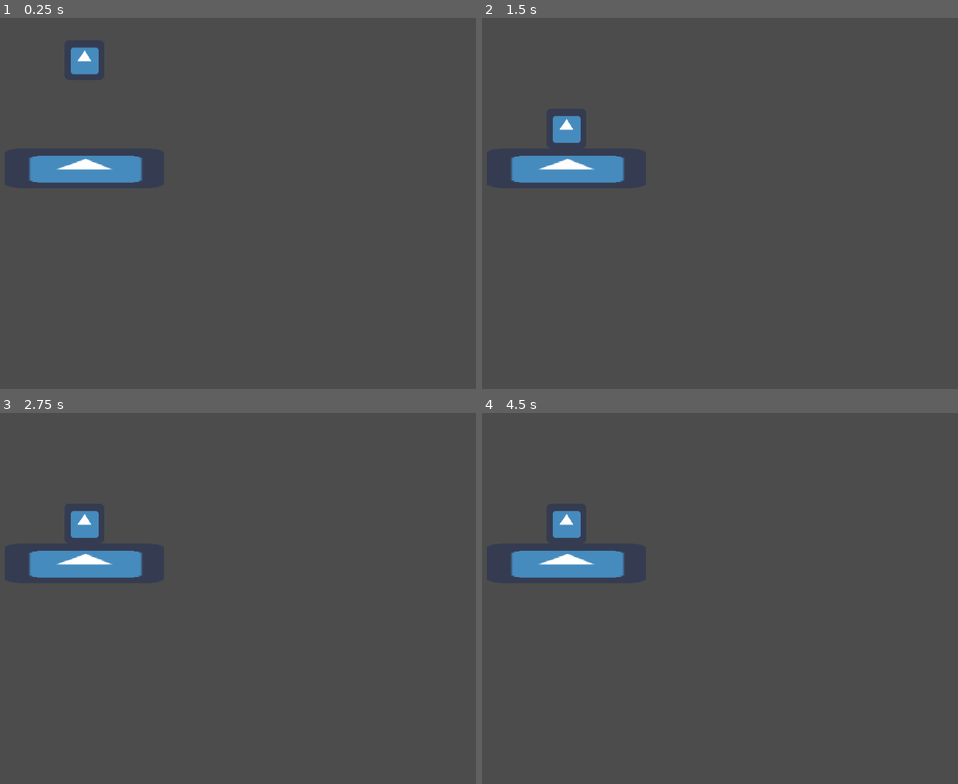
Above: before the commit, frames 1-4 (two rows, left to right).
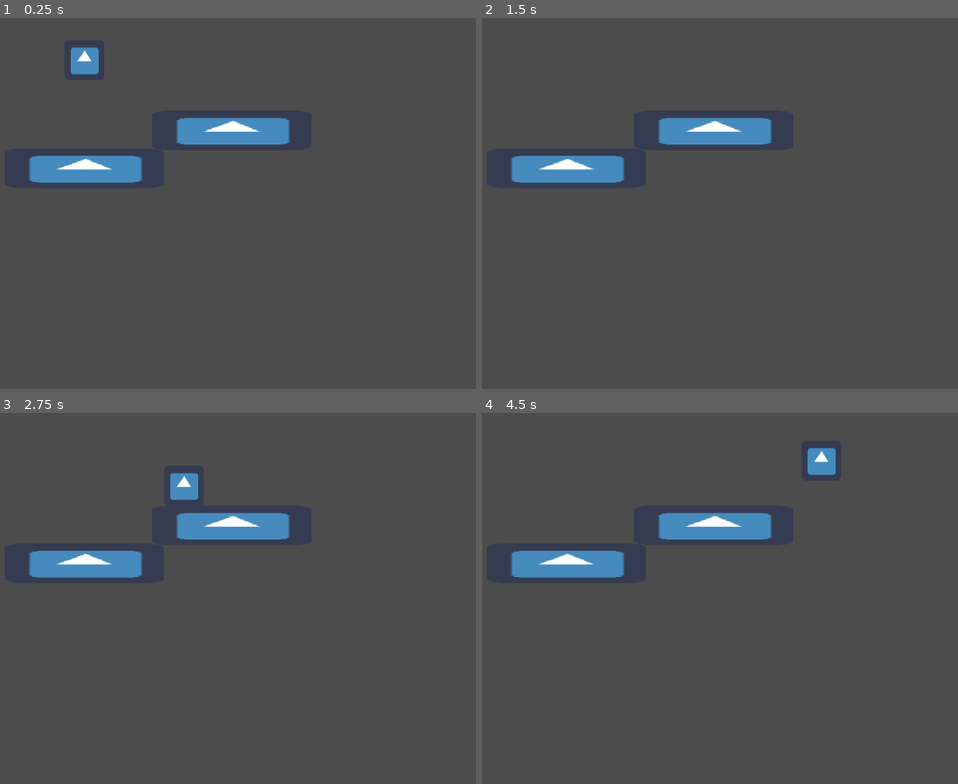
Above: after the commit, the same moments.

Repository: MichaelRRyan/Godot-Tutorial-09-11-21
Game: Godot game, scene res://scenes/Game.tscn
Same seed, same stepped clock (60 frames per second), same inputs: the game is played once before the commit and once after it. Before the commit the project starts from res://Game.tscn. The engine's default icon, where the game draws it, is replaced by a stand-in: a white triangle on a blue panel in a dark square.
Inputs:
- Up to frame 1 (0.25 s): no input
- Up to frame 2 (1.5 s): hold Right (ui_right) from 0.53 s (still down); tap Up (ui_up) at 0.6, 0.77, 1.07, 1.35 s
- Up to frame 3 (2.75 s): tap Up (ui_up) at 1.52, 1.82, 2.1 s; release Right (ui_right) at 2.03 s; hold Left (ui_left) from 2.03 s (still down)
- Up to frame 4 (4.5 s): release Left (ui_left) at 2.78 s; hold Right (ui_right) 2.78-4.28 s; tap Up (ui_up) at 2.85, 3.02, 3.32, 3.6, 3.77, 4.07, 4.35 s; tap Enter at 3.5 s; hold Left (ui_left) from 4.28 s (still down)

The runs differ from the first frame. In frame 1, 1.7% of the frame differs, in the area x 36-61%, y 26-35%; in frame 2, 2.1%; in frame 3, 2.6%; in frame 4, 2.6%, in the area x 14-75%, y 9-35%.

Commit message:
Added basic movement and jumping

Diff:
--- a/Game.tscn
+++ /dev/null
@@ -1,38 +0,0 @@
-[gd_scene load_steps=5 format=2]
-
-[ext_resource path="res://icon.png" type="Texture" id=1]
-[ext_resource path="res://scripts/Player.gd" type="Script" id=2]
-
-[sub_resource type="RectangleShape2D" id=1]
-extents = Vector2( 32, 32 )
-
-[sub_resource type="RectangleShape2D" id=2]
-extents = Vector2( 32, 32 )
-
-[node name="Game" type="Node2D"]
-
-[node name="Platform" type="StaticBody2D" parent="."]
-position = Vector2( 297, 242 )
-scale = Vector2( 4, 1 )
-__meta__ = {
-"_edit_group_": true
-}
-
-[node name="Sprite" type="Sprite" parent="Platform"]
-texture = ExtResource( 1 )
-
-[node name="CollisionShape2D" type="CollisionShape2D" parent="Platform"]
-shape = SubResource( 1 )
-
-[node name="Player" type="KinematicBody2D" parent="."]
-position = Vector2( 297, 48 )
-script = ExtResource( 2 )
-__meta__ = {
-"_edit_group_": true
-}
-
-[node name="Sprite" type="Sprite" parent="Player"]
-texture = ExtResource( 1 )
-
-[node name="CollisionShape2D" type="CollisionShape2D" parent="Player"]
-shape = SubResource( 2 )
--- a/project.godot
+++ b/project.godot
@@ -11,7 +11,7 @@
 [application]
 
 config/name="Godot-Tutorial-09-11-21"
-run/main_scene="res://Game.tscn"
+run/main_scene="res://scenes/Game.tscn"
 config/icon="res://icon.png"
 
 [physics]
--- /dev/null
+++ b/scenes/Game.tscn
@@ -0,0 +1,14 @@
+[gd_scene load_steps=3 format=2]
+
+[ext_resource path="res://scenes/Player.tscn" type="PackedScene" id=1]
+[ext_resource path="res://scenes/Platform.tscn" type="PackedScene" id=2]
+
+[node name="Game" type="Node2D"]
+
+[node name="Platform" parent="." instance=ExtResource( 2 )]
+
+[node name="Platform2" parent="." instance=ExtResource( 2 )]
+position = Vector2( 534, 181 )
+
+[node name="Player" parent="." instance=ExtResource( 1 )]
+speed = 200.0
--- /dev/null
+++ b/scenes/Platform.tscn
@@ -0,0 +1,19 @@
+[gd_scene load_steps=3 format=2]
+
+[ext_resource path="res://icon.png" type="Texture" id=1]
+
+[sub_resource type="RectangleShape2D" id=1]
+extents = Vector2( 32, 32 )
+
+[node name="Platform" type="StaticBody2D"]
+position = Vector2( 297, 242 )
+scale = Vector2( 4, 1 )
+__meta__ = {
+"_edit_group_": true
+}
+
+[node name="Sprite" type="Sprite" parent="."]
+texture = ExtResource( 1 )
+
+[node name="CollisionShape2D" type="CollisionShape2D" parent="."]
+shape = SubResource( 1 )
--- /dev/null
+++ b/scenes/Player.tscn
@@ -0,0 +1,20 @@
+[gd_scene load_steps=4 format=2]
+
+[ext_resource path="res://icon.png" type="Texture" id=1]
+[ext_resource path="res://scripts/Player.gd" type="Script" id=2]
+
+[sub_resource type="RectangleShape2D" id=2]
+extents = Vector2( 32, 32 )
+
+[node name="Player" type="KinematicBody2D"]
+position = Vector2( 297, 48 )
+script = ExtResource( 2 )
+__meta__ = {
+"_edit_group_": true
+}
+
+[node name="Sprite" type="Sprite" parent="."]
+texture = ExtResource( 1 )
+
+[node name="CollisionShape2D" type="CollisionShape2D" parent="."]
+shape = SubResource( 2 )
--- a/scripts/Player.gd
+++ b/scripts/Player.gd
@@ -1,7 +1,8 @@
 extends KinematicBody2D
 
-
-var gravity = 9.8
+export var speed = 50.0
+export var gravity = 9.8
+export var jump_speed = 500.0
 
 var velocity = Vector2.ZERO
 
@@ -9,4 +10,14 @@
 func _physics_process(delta):
 	velocity.y += gravity
 
-	move_and_slide(velocity, Vector2.UP)
+	if Input.is_action_pressed("ui_right"):
+		velocity.x = speed
+	elif Input.is_action_pressed("ui_left"):
+		velocity.x = -speed
+	else:
+		velocity.x = 0.0
+
+	if Input.is_action_just_pressed("ui_up") and is_on_floor():
+		velocity.y = -jump_speed
+
+	velocity = move_and_slide(velocity, Vector2.UP)
